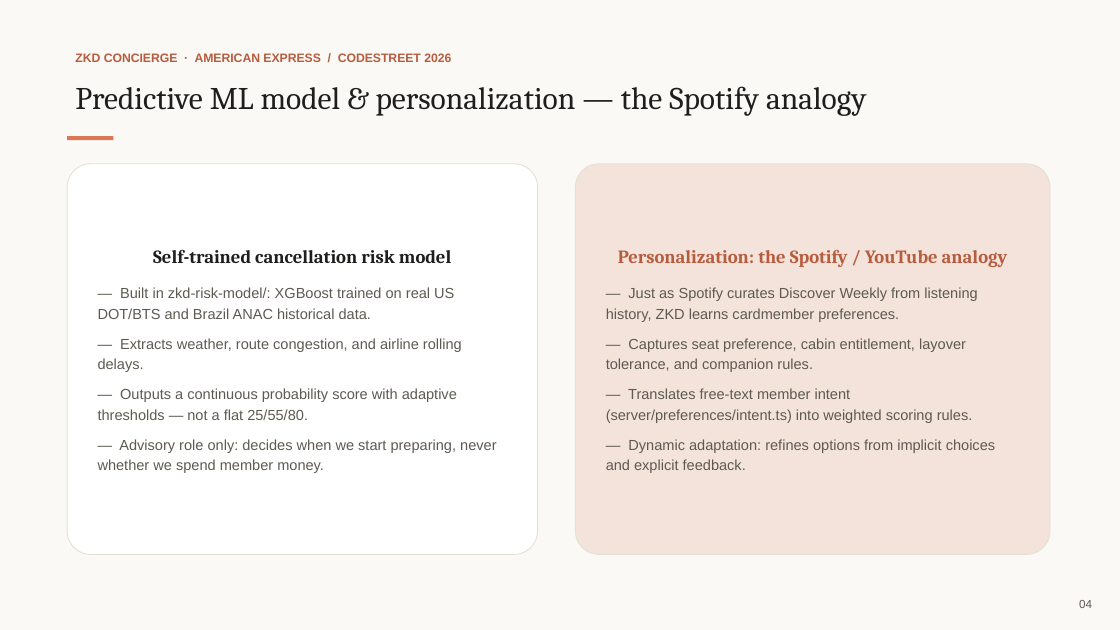
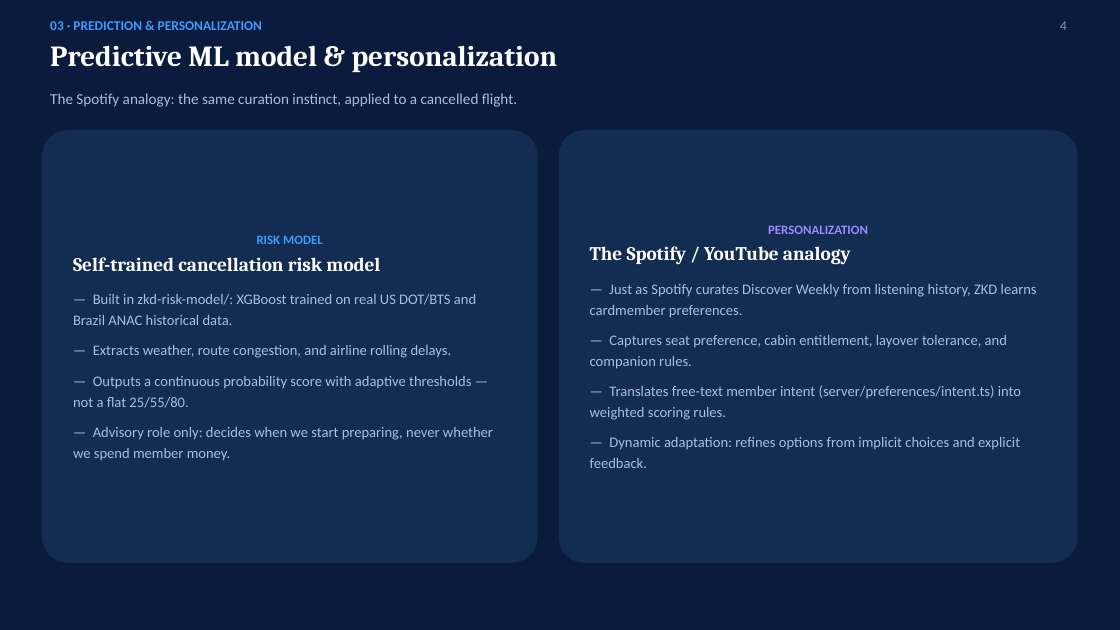
Before and after one commit to Krishna-529/amex-hackathon-2026, a slide deck: slide 4 of assets/deck/ZKD_Concierge_Codestreet_2026.pptx. Drawn at 1120x630 pixels with LibreOffice and Linux fonts; fonts in the diff are those of the drawing. Boxes give left, top, right and bottom in pixels: in the first picture for what was removed or moved away, otherwise in the second. Text is boxed around its words. In the diff, an @@ line names an element or a change of style, - is before the commit and + after.

Commit message:
Restyle pitch deck to match PPT.pptx's design system
Replace the earlier Claude-brand attempt with the team's own visual
language from assets/deck/PPT.pptx: deep navy background, electric-
blue accent (#3D9CFF), Cambria headlines over Calibri body copy, and
colored status labels (red/green/amber/purple) on flat card panels.
Content and slide structure are unchanged.

```diff
--- a/assets/deck/ZKD_Concierge_Codestreet_2026.pptx
+++ b/assets/deck/ZKD_Concierge_Codestreet_2026.pptx
@@ background #FFFFFF to #0A1B3D @@
@@ rectangle removed at [0,0,1120,630] @@
@@ text added at [50,21,262,30], 11.5 pt, text #3D9CFF, bold @@
+03 · PREDICTION & PERSONALIZATION
@@ text added at [1060,21,1067,30], 11.5 pt, text #7B94BA @@
+4
@@ text at [50,45,558,72]: text changed; size 27 to 25 pt; text colour #1F1E1C to #FFFFFF; bold on @@
-Predictive ML model & personalization — the Spotify analogy
+Predictive ML model & personalization
@@ text removed at [75,53,451,62] @@
-ZKD CONCIERGE · AMERICAN EXPRESS / CODESTREET 2026
@@ text added at [50,93,517,107], 13 pt, text #A9BEDC @@
+The Spotify analogy: the same curation instinct, applied to a cancelled flight.
@@ rounded rectangle "RISK MODEL": place and size @@
-rounded rectangle "RISK MODEL" at [67,164,538,555]
+rounded rectangle "RISK MODEL" at [42,130,538,563]
@@ rounded rectangle "RISK MODEL" at [42,130,538,563]: fill #FFFFFF to #132C52; outline #E4E0D6 0.75 pt to none @@
@@ rectangle removed at [67,136,113,140] @@
@@ rounded rectangle "PERSONALIZATION": place and size @@
-rounded rectangle "PERSONALIZATION" at [576,164,1050,555]
+rounded rectangle "PERSONALIZATION" at [559,130,1078,563]
@@ rounded rectangle "PERSONALIZATION" at [559,130,1078,563]: fill #F3E3DB to #132C52; outline #E4E0D6 0.75 pt to none @@
@@ text in rounded rectangle at [257,235,323,244]: paragraph added @@
+RISK MODEL
@@ text in rounded rectangle at [590,225,868,265]: text changed; size 16 to 16.5 pt; text colour #B85C3E to #FFFFFF @@
-Personalization: the Spotify / YouTube analogy
+PERSONALIZATION
+The Spotify / YouTube analogy
@@ text in rounded rectangle at [73,257,493,461]: size 16 to 16.5 pt, text colour #1F1E1C to #FFFFFF in "Self-trained cancellation risk model"; font Arial to Calibri, text colour #5E5A52 to #A9BEDC in "— Built in zkd-risk-model/: XGBoost trained on ...", "— Extracts weather, route congestion, and airline ...", "— Outputs a continuous probability score with ...", "— Advisory role only: decides when we ..."; alignment centre to left; less space between paragraphs; line spacing 1.18 to 1.2 @@
@@ text in rounded rectangle at [590,284,1037,468]: font Arial to Calibri, text colour #5E5A52 to #A9BEDC in "— Just as Spotify curates Discover Weekly ...", "— Captures seat preference, cabin entitlement, layover ...", "— Translates free-text member intent (server/preferences/int ...", "— Dynamic adaptation: refines options from implicit ..."; line spacing 1.18 to 1.2 @@
@@ text removed at [1079,600,1092,608] @@
-04
```
Also in this commit, not shown: 9 other slides changed, 1 other file.
